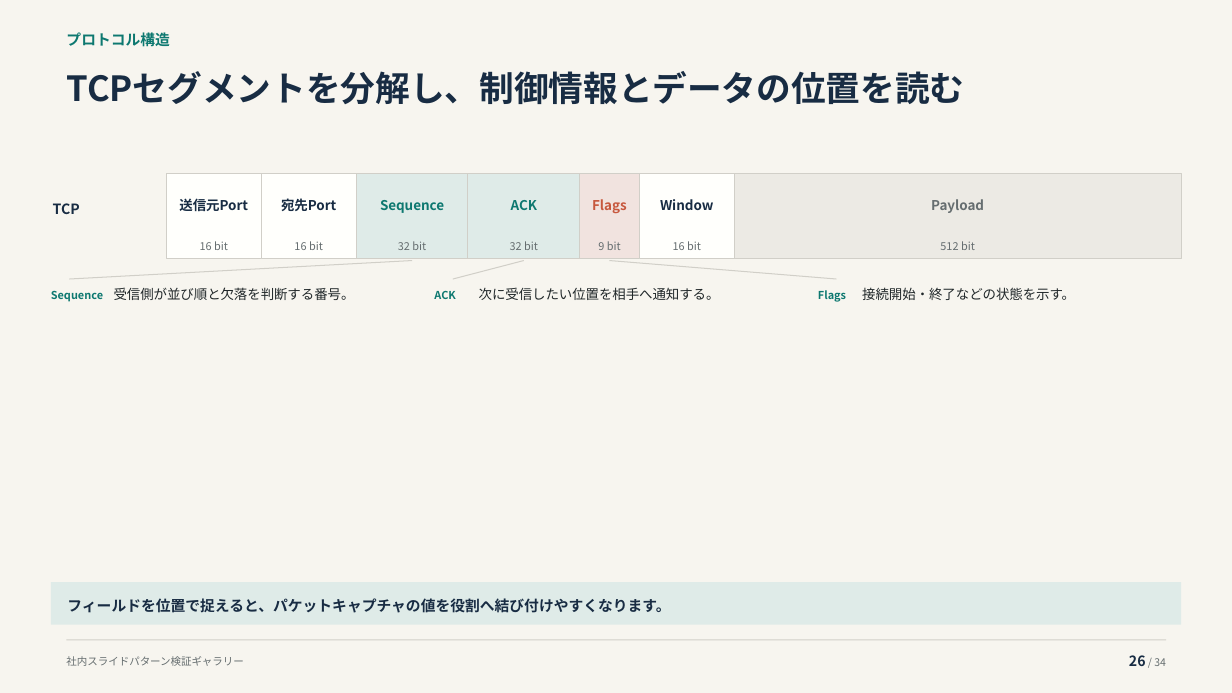
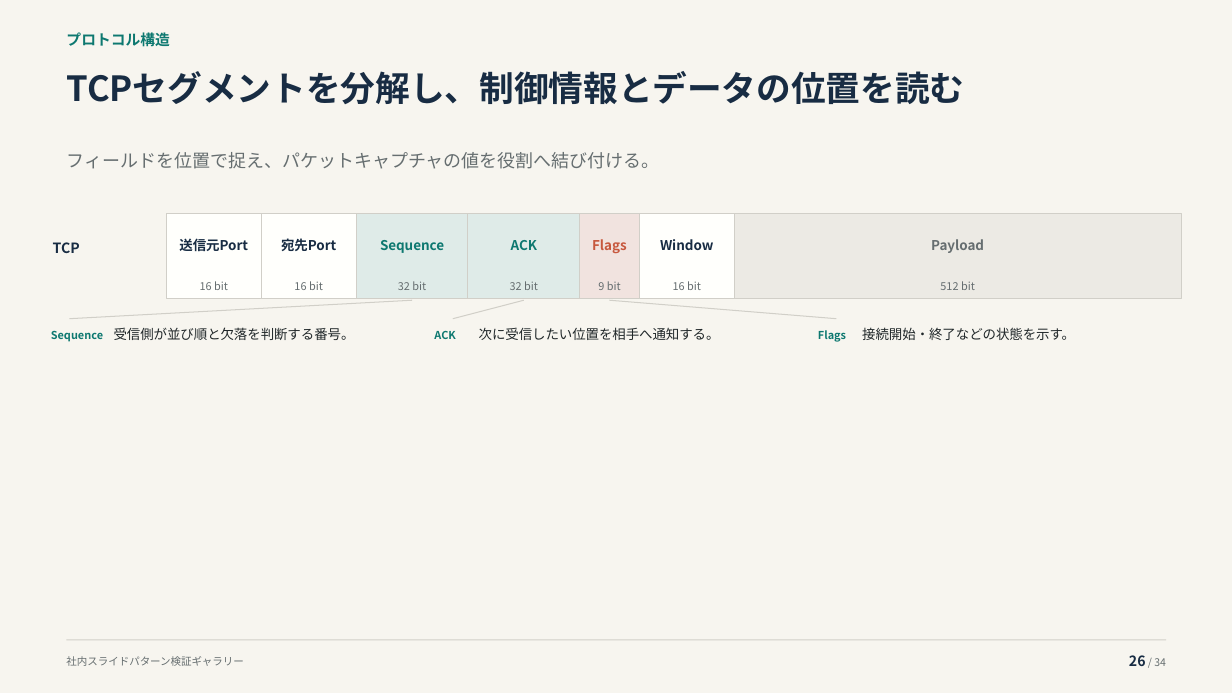
Before and after one commit to thinas1115/pptxdsl, a slide deck: slide 26 of examples/gallery/pattern_gallery.pptx. Drawn at 1232x693 pixels with LibreOffice and Linux fonts; fonts in the diff are those of the drawing. Boxes give left, top, right and bottom in pixels: in the first picture for what was removed or moved away, otherwise in the second. Text is boxed around its words. In the diff, an @@ line names an element or a change of style, - is before the commit and + after.

Commit message:
下部注記カードを廃止してleadへ統合

```diff
--- a/examples/gallery/pattern_gallery.pptx
+++ b/examples/gallery/pattern_gallery.pptx
@@ text "フィールドを位置で捉え、パケットキャプチャの値を役割へ結び付ける。" at <box>66,152,659,169</box>: vertical alignment middle to top @@
@@ text at <box>66,152,659,169</box>: text changed; size 11.5 to 14 pt; text colour #182C43 to #666E70; bold off @@
-フィールドを位置で捉えると、パケットキャプチャの値を役割へ結び付けやすくなります。
+フィールドを位置で捉え、パケットキャプチャの値を役割へ結び付ける。
@@ 21 texts, 7 rectangles, 3 lines: place and size @@
-21 texts, 7 rectangles, 3 lines at <box>51,174,1182,302</box>
+21 texts, 7 rectangles, 3 lines at <box>51,213,1182,342</box>
@@ rectangle removed at <box>51,582,1181,625</box> @@
```
Also in this commit, not shown: 7 other slides changed, 28 other files.
